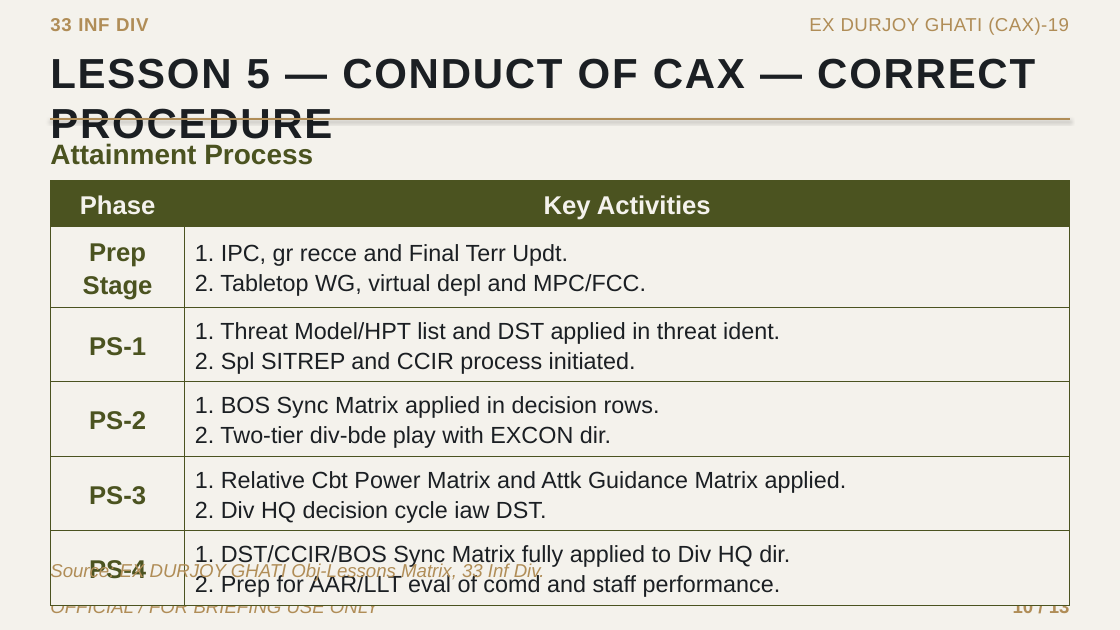
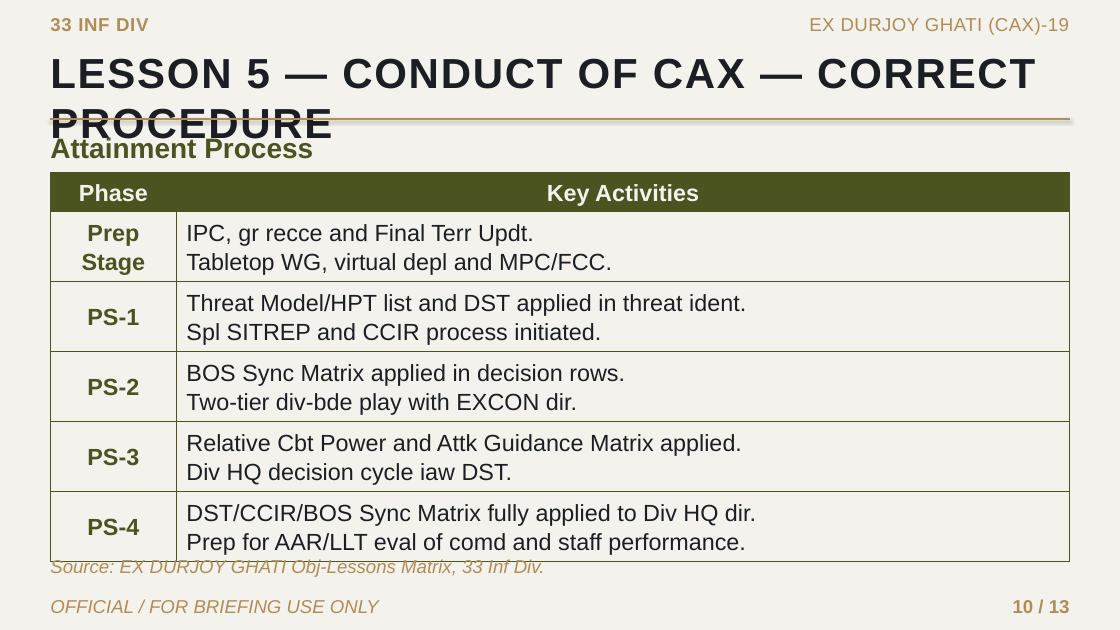
Before and after one commit to tahminulrimon-cloud/kimi, a slide deck: slide 10 of EX_DURJOY_GHATI_CAX19_Brief.pptx. Drawn at 1120x630 pixels with LibreOffice and Linux fonts; fonts in the diff are those of the drawing. Boxes give left, top, right and bottom in pixels: in the first picture for what was removed or moved away, otherwise in the second. Text is boxed around its words. In the diff, an @@ line names an element or a change of style, - is before the commit and + after.

```diff
--- a/EX_DURJOY_GHATI_CAX19_Brief.pptx
+++ b/EX_DURJOY_GHATI_CAX19_Brief.pptx
@@ background #FFFFFF to #F4F2EC @@
@@ rectangle removed at [0, 0, 1120, 630] @@
@@ text "Attainment Process": place and size @@
-text "Attainment Process" at [50, 143, 313, 165]
+text "Attainment Process" at [50, 136, 313, 159]
@@ table at [50, 172, 1070, 559] @@
-row 2, column 2: 1. IPC, gr recce and Final Terr Updt. / 2. Tabletop WG, virtual depl and MPC/FCC.
+row 2, column 2: IPC, gr recce and Final Terr Updt. / Tabletop WG, virtual depl and MPC/FCC.
-row 3, column 2: 1. Threat Model/HPT list and DST applied in threat ident. / 2. Spl SITREP and CCIR process initiated.
+row 3, column 2: Threat Model/HPT list and DST applied in threat ident. / Spl SITREP and CCIR process initiated.
-row 4, column 2: 1. BOS Sync Matrix applied in decision rows. / 2. Two-tier div-bde play with EXCON dir.
+row 4, column 2: BOS Sync Matrix applied in decision rows. / Two-tier div-bde play with EXCON dir.
-row 5, column 2: 1. Relative Cbt Power Matrix and Attk Guidance Matrix applied. / 2. Div HQ decision cycle iaw DST.
+row 5, column 2: Relative Cbt Power and Attk Guidance Matrix applied. / Div HQ decision cycle iaw DST.
-row 6, column 2: 1. DST/CCIR/BOS Sync Matrix fully applied to Div HQ dir. / 2. Prep for AAR/LLT eval of comd and staff performance.
+row 6, column 2: DST/CCIR/BOS Sync Matrix fully applied to Div HQ dir. / Prep for AAR/LLT eval of comd and staff performance.
@@ size 22 to 20 pt in "Phase", "Key Activities", "Prep Stage", "PS-1" and 3 more places @@
@@ line spacing 1.15 to 1.1 @@
@@ table: place and size @@
-table at [50, 181, 1070, 601]
+table at [50, 172, 1070, 559]
@@ text "Source: EX DURJOY GHATI Obj-Lessons ...": place and size @@
-text "Source: EX DURJOY GHATI Obj-Lessons ..." at [50, 562, 545, 581]
+text "Source: EX DURJOY GHATI Obj-Lessons ..." at [50, 558, 545, 577]
```
Also in this commit, not shown: 12 other slides changed.
